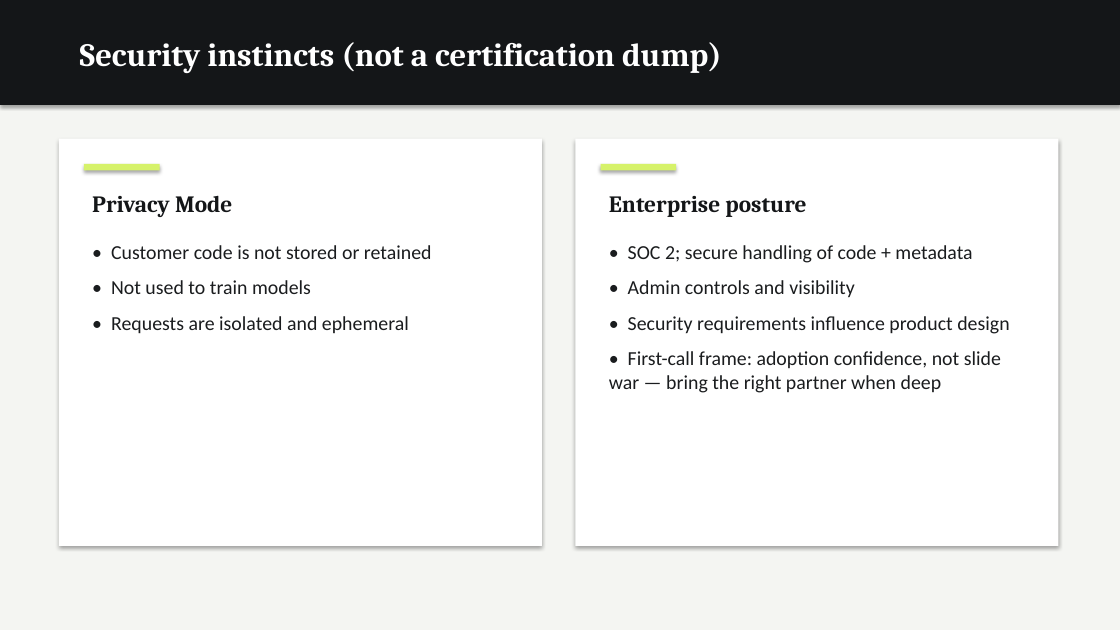
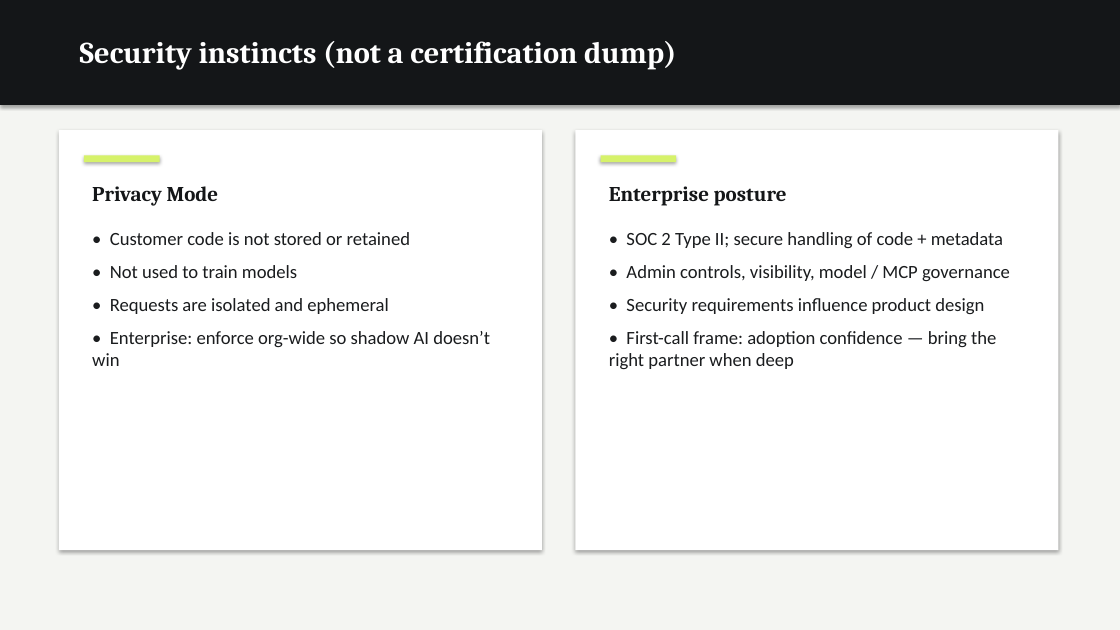
Before and after one commit to dempseli01-stack/lindsey, a slide deck: slide 20 of Lindsey_Presentation.pptx. Drawn at 1120x630 pixels with LibreOffice and Linux fonts; fonts in the diff are those of the drawing. Boxes give left, top, right and bottom in pixels: in the first picture for what was removed or moved away, otherwise in the second. Text is boxed around its words. In the diff, an @@ line names an element or a change of style, - is before the commit and + after.

```diff
--- a/Lindsey_Presentation.pptx
+++ b/Lindsey_Presentation.pptx
@@ text "Security instincts (not a certification ..." at box(80, 41, 677, 70): size 28 to 26 pt @@
@@ rectangle: place and size @@
-rectangle at box(59, 139, 542, 546)
+rectangle at box(59, 130, 542, 550)
@@ rectangle: place and size @@
-rectangle at box(576, 139, 1059, 546)
+rectangle at box(576, 130, 1059, 550)
@@ text "Privacy Mode": place and size @@
-text "Privacy Mode" at box(92, 195, 232, 217)
+text "Privacy Mode" at box(92, 186, 219, 206)
@@ text "Privacy Mode" at box(92, 186, 219, 206): size 20 to 18 pt @@
@@ rectangle: place and size @@
-rectangle at box(84, 164, 160, 171)
+rectangle at box(84, 155, 160, 162)
@@ text "Enterprise posture" at box(609, 186, 787, 206): size 20 to 18 pt @@
@@ text "Enterprise posture": place and size @@
-text "Enterprise posture" at box(609, 196, 806, 217)
+text "Enterprise posture" at box(609, 186, 787, 206)
@@ rectangle: place and size @@
-rectangle at box(601, 164, 676, 171)
+rectangle at box(601, 155, 676, 162)
@@ text "• Customer code is not ...": place and size @@
-text "• Customer code is not ..." at box(111, 245, 432, 334)
+text "• Customer code is not ..." at box(92, 232, 490, 366)
@@ text at box(110, 232, 410, 314): size 17 to 16 pt in "• Customer code is not stored or ...", "• Not used to train models", "• Requests are isolated and ephemeral"; less space between paragraphs @@
@@ text "• SOC 2 Type II; ...": place and size @@
-text "• SOC 2 Type II; ..." at box(609, 245, 1009, 393)
+text "• SOC 2 Type II; ..." at box(609, 232, 1010, 369)
@@ text at box(626, 232, 1010, 281): text changed; size 17 to 16 pt @@
-• SOC 2; secure handling of code + metadata
-• Admin controls and visibility
+• SOC 2 Type II; secure handling of code + metadata
+• Admin controls, visibility, model / MCP governance
@@ text at box(626, 298, 984, 314): size 17 to 16 pt in "• Security requirements influence product design"; less space between paragraphs @@
@@ text at box(92, 331, 490, 366): paragraph added @@
+• Enterprise: enforce org-wide so shadow AI doesn’t win
@@ text at box(609, 331, 996, 369): text changed; size 17 to 16 pt @@
-• First-call frame: adoption confidence, not slide war — bring the right partner when deep
+• First-call frame: adoption confidence — bring the right partner when deep
```
Also in this commit, not shown: 20 other slides changed, 2 other files.
